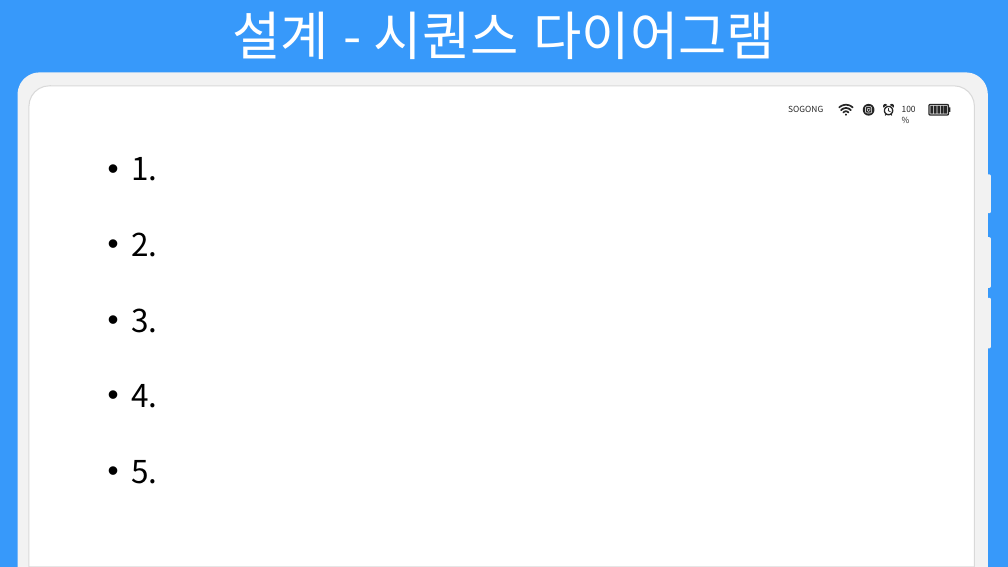
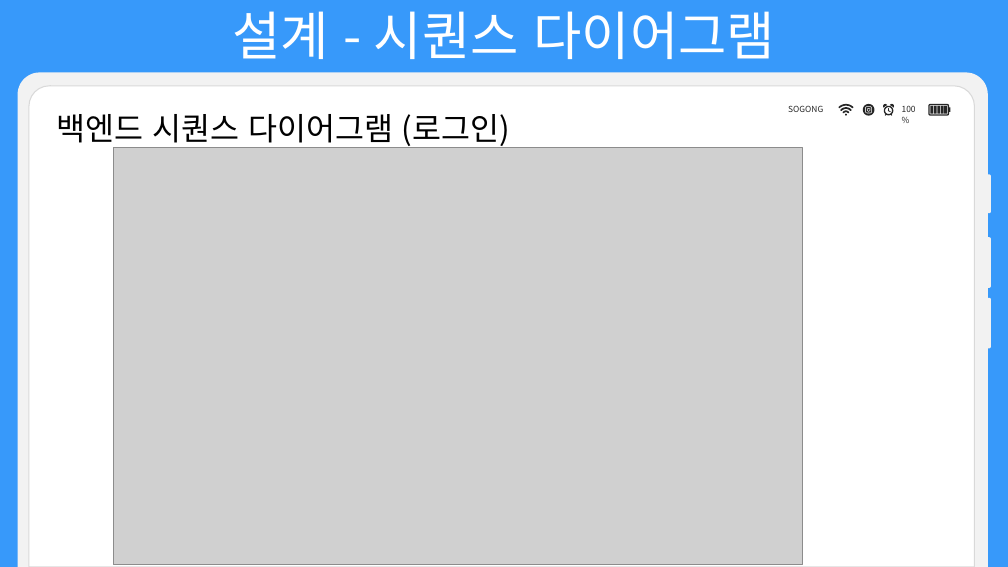
Before and after one commit to choign3123/SE_7, a slide deck: slide 40 of 발표/소프트웨어공학 발표.pptx (slide 20 before the commit). Drawn at 1008x567 pixels with LibreOffice and Linux fonts; fonts in the diff are those of the drawing; grey boxes stand for pictures. Boxes give left, top, right and bottom in pixels: in the first picture for what was removed or moved away, otherwise in the second. Text is boxed around its words. In the diff, an @@ line names an element or a change of style, - is before the commit and + after.

```diff
--- a/발표/소프트웨어공학 발표.pptx
+++ b/발표/소프트웨어공학 발표.pptx
@@ text added at (x1=57, y1=114, x2=510, y2=149), 30 pt, text #000000 @@
+백엔드 시퀀스 다이어그램 (로그인)
@@ picture added at (x1=113, y1=147, x2=803, y2=565) @@
@@ text removed at (x1=131, y1=157, x2=157, y2=484) @@
-• 1.
-• 2.
-• 3.
-• 4.
-• 5.
```
Also in this commit, not shown: 18 other slides changed, 21 slides added, 1 other file.
